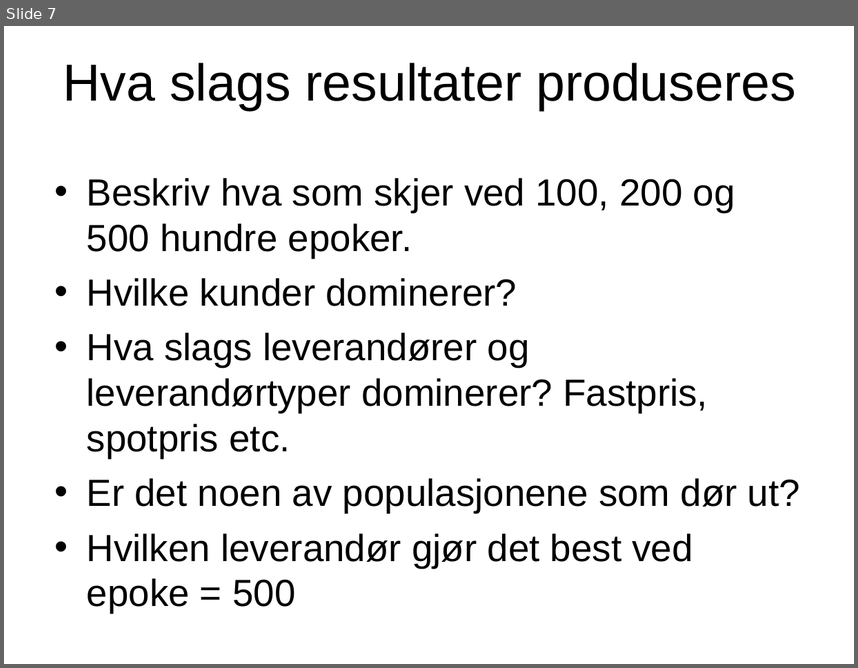
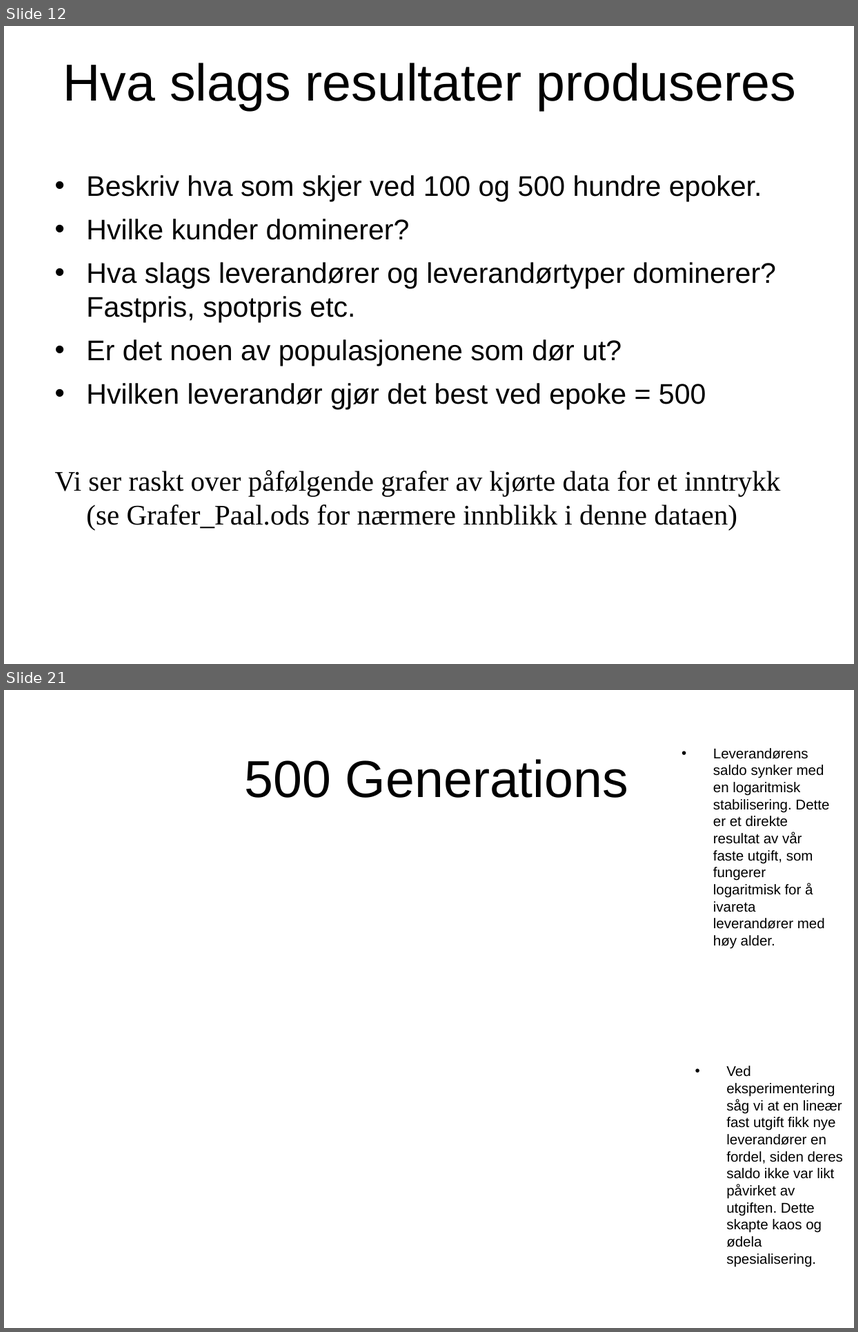
Before and after one commit to ptrefall/ste6246tradingagent, a slide deck: doc/4D_slides_Paal.ppt. Shown one above the other, each under a label of ours: slide 7 before the commit, slides 12 and 21 after it; the slides between them are not shown. The pictures are 858x668 and 858x1332 pixels, drawn with LibreOffice and Linux fonts; fonts in the diff are those of the drawing; background and template pictures are left out. Boxes give left, top, right and bottom in pixels: in the first picture for what was removed or moved away, otherwise in the second. Text is boxed around its words. In the diff, an @@ line names an element or a change of style, - is before the commit and + after.

```diff
--- a/doc/4D_slides_Paal.ppt
+++ b/doc/4D_slides_Paal.ppt
@@ slide 21 added at bbox=[4, 690, 854, 1328], background picture (left out) @@
@@ text added at bbox=[713, 748, 829, 949], 12 pt, text #000000 @@
+• Leverandørens saldo synker med en logaritmisk stabilisering. Dette er et direkte resultat av vår faste utgift, som fungerer logaritmisk for å ivareta leverandører med høy alder.
@@ text added at bbox=[244, 759, 628, 798], 44 pt, text #000000 @@
+500 Generations
@@ text added at bbox=[726, 1065, 843, 1232], 12 pt, text #000000 @@
+• Ved eksperimentering såg vi at en lineær fast utgift fikk nye leverandører en fordel, siden deres saldo ikke var likt påvirket av utgiften. Dette skapte kaos og ødela spesialisering.
@@ what was slide 7 is now slide 12 @@
@@ slide 12 changed as well @@
@@ text at bbox=[86, 175, 762, 202]: text changed; size 32 to 24 pt @@
-• Beskriv hva som skjer ved 100, 200 og 500 hundre epoker.
+• Beskriv hva som skjer ved 100 og 500 hundre epoker.
@@ text at bbox=[86, 219, 776, 410]: size 32 to 24 pt in "Hvilke kunder dominerer?", "Hva slags leverandører og leverandørtyper dominerer? Fastpri ...", "Er det noen av populasjonene som dør ...", "Hvilken leverandør gjør det best ved epoke ..." @@
@@ text at bbox=[55, 470, 780, 530]: paragraph added @@
+Vi ser raskt over påfølgende grafer av kjørte data for et inntrykk (se Grafer_Paal.ods for nærmere innblikk i denne dataen)
```
Also in this commit, not shown: 5 other slides changed, 14 other slides added, 11 slides removed, 1 other file.
